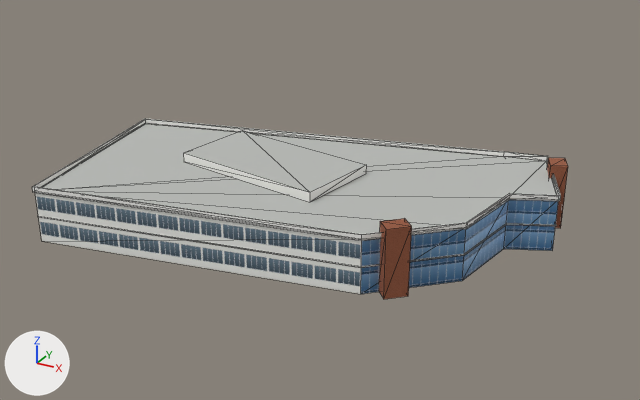
An edit to the glTF model public/models/dongyuan_shitang.glb, drawn before and after from the same camera.
One viewpoint serves both versions: a 50 mm camera at (75.1, -127.1, 69.2) aimed at (5.7, -0.8, 6.1). Arrows for +X, +Y and +Z are at lower left; the lights stay in place. The older version comes first. Mesh edges are drawn as thin lines. Vertices at exactly the same position are counted once.

In view in the first picture: '东苑食堂'.
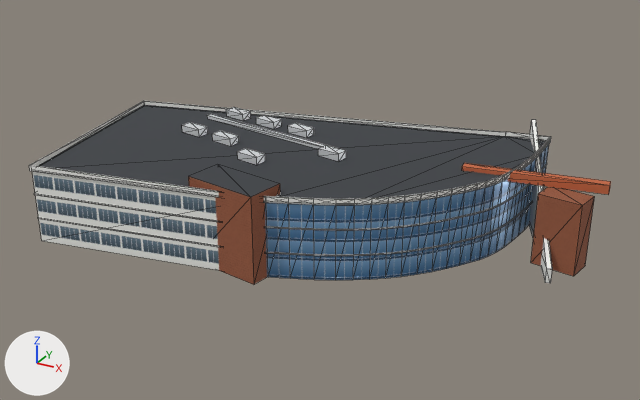
The change, as a list of edits to the scene's bpy script:
```text
Change me_东苑食堂:
    remove me_东苑食堂.from_pydata(...)  # 104 vertices, 148 faces; spans x -41.8..44.8, y -28.3..28.6, z 0.0..12.0
    add me_东苑食堂.from_pydata(...)  # 488 vertices, 708 faces; spans x -41.8..52.6, y -28.2..28.7, z 0.0..17.0
    me_东苑食堂 part 1: the loose piece of 8 vertices spanning x -21.0..11.2, y -9.5..11.2, z 9.6..11.4 is scaled about its middle by (-0.453, -0.428, 8.44), then moved by (4.7, -19.6, -2.9)
    me_东苑食堂 part 2: the loose piece of 8 vertices spanning x -21.0..11.2, y -9.5..11.2, z 9.6..11.4 is copied, and the copy is scaled about its middle by (0.15, 0.139, 0.778), then moved by (-15.1, 11.5, 3.7), in mat_steel_white (white #e6e9ec); it spans x -22.4..-17.6, y 10.9..13.8, z 13.5..14.9
    me_东苑食堂 part 3: the loose piece of 8 vertices spanning x -21.0..11.2, y -9.5..11.2, z 9.6..11.4 is copied, and the copy is scaled about its middle by (0.15, 0.139, 0.778), then moved by (-7.2, 10.2, 3.7), in mat_steel_white (white #e6e9ec); it spans x -14.5..-9.7, y 9.6..12.5, z 13.5..14.9
    me_东苑食堂 part 4: the loose piece of 8 vertices spanning x -21.0..11.2, y -9.5..11.2, z 9.6..11.4 is copied, and the copy is scaled about its middle by (0.15, 0.139, 0.778), then moved by (0.7, 8.9, 3.7), in mat_steel_white (white #e6e9ec); it spans x -6.6..-1.8, y 8.3..11.2, z 13.5..14.9
    me_东苑食堂 part 5: the loose piece of 8 vertices spanning x -21.0..11.2, y -9.5..11.2, z 9.6..11.4 is copied, and the copy is scaled about its middle by (0.15, 0.139, 0.778), then moved by (-17.0, -0.3, 3.7), in mat_steel_white (white #e6e9ec); it spans x -24.4..-19.6, y -0.9..2.0, z 13.5..14.9
    me_东苑食堂 part 6: the loose piece of 8 vertices spanning x -21.0..11.2, y -9.5..11.2, z 9.6..11.4 is copied, and the copy is scaled about its middle by (0.15, 0.139, 0.778), then moved by (-9.1, -1.6, 3.7), in mat_steel_white (white #e6e9ec); it spans x -16.5..-11.7, y -2.3..0.7, z 13.5..14.9
    me_东苑食堂 part 7: the loose piece of 8 vertices spanning x -21.0..11.2, y -9.5..11.2, z 9.6..11.4 is copied, and the copy is scaled about its middle by (0.15, 0.139, 0.778), then moved by (0.1, -7.2, 3.7), in mat_steel_white (white #e6e9ec); it spans x -7.3..-2.5, y -7.8..-4.9, z 13.5..14.9
    me_东苑食堂 part 8: the loose piece of 8 vertices spanning x -21.0..11.2, y -9.5..11.2, z 9.6..11.4 is copied, and the copy is scaled about its middle by (0.15, 0.139, 0.778), then moved by (11.6, 1.0, 3.7), in mat_steel_white (white #e6e9ec); it spans x 4.2..9.0, y 0.4..3.3, z 13.5..14.9
    me_东苑食堂 part 9: the loose piece of 32 vertices spanning x -41.7..44.6, y -28.1..28.4, z 4.7..4.9 is rebuilt with 112 vertices and now spans x -41.6..38.0, y -28.1..28.4, z 4.4..4.6
    me_东苑食堂 part 10: the loose piece of 32 vertices spanning x -41.8..44.8, y -28.3..28.6, z 9.4..10.4 is rebuilt with 112 vertices and now spans x -41.6..38.0, y -28.1..28.4, z 8.9..9.1
    me_东苑食堂 part 11: a new loose piece of 112 vertices spanning x -41.8..38.1, y -28.2..28.6, z 13.3..14.3, in mat_white (white #f2f2ee)
    me_东苑食堂 part 12: the loose piece of 8 vertices spanning x 39.0..43.3, y 20.0..24.8, z 0.0..12.0 is deleted
    me_东苑食堂 part 13: the loose piece of 8 vertices spanning x 24.1..29.0, y -17.5..-12.6, z 0.0..12.0 is deleted
    me_东苑食堂 part 14: 15 vertices removed from x -41.6..44.4, y -28.0..28.3, z 0.0..9.6; 79 vertices added at x -41.5..52.6, y -27.9..28.7, z 0.0..17.0
    me_东苑食堂 part 15: 8 vertices added at x -24.9..6.8, y 3.5..9.7, z 13.5..14.2
    remove me_东苑食堂.materials.append(mat_roof_flat)  # grey #b9bbb7
    add me_东苑食堂.materials.append(mat_dark_roof)  # dark grey #3b3f44
    add me_东苑食堂.materials.append(mat_terracotta)  # orange #c4663f
    add me_东苑食堂.materials.append(mat_steel_white)  # white #e6e9ec
```

Where the change shows, as pixel boxes [x1, y1, x2, y2] in the pictures (640 x 400 px; the box of a moved part takes in the faces that stretch with it):
'东苑食堂', reshaped (9% wider)
    before: [32, 119, 568, 299]
    after: [29, 101, 611, 285]
part 1 of me_东苑食堂, moved or reshaped
    before: [183, 130, 366, 202]
    after: [188, 164, 280, 285]
part 2 of me_东苑食堂, added
    after: [226, 107, 251, 121]
part 3 of me_东苑食堂, added
    after: [256, 115, 281, 129]
part 4 of me_东苑食堂, added
    after: [288, 123, 314, 138]
part 5 of me_东苑食堂, added
    after: [182, 122, 208, 137]
part 6 of me_东苑食堂, added
    after: [212, 131, 239, 146]
part 7 of me_东苑食堂, added
    after: [237, 148, 265, 165]
part 8 of me_东苑食堂, added
    after: [318, 145, 346, 162]
part 9 of me_东苑食堂, rebuilt
    before: [38, 216, 556, 268]
    after: [38, 186, 545, 256]
part 10 of me_东苑食堂, rebuilt
    before: [32, 119, 561, 241]
    after: [34, 163, 547, 230]
part 11 of me_东苑食堂, added
    after: [29, 101, 551, 205]
part 12 of me_东苑食堂, deleted
    before: [547, 158, 568, 228]
part 13 of me_东苑食堂, deleted
    before: [379, 218, 412, 299]
part 14 of me_东苑食堂, built on
    before: [35, 123, 558, 294]
    after: [32, 105, 611, 283]
part 15 of me_东苑食堂, added
    after: [207, 114, 325, 149]
